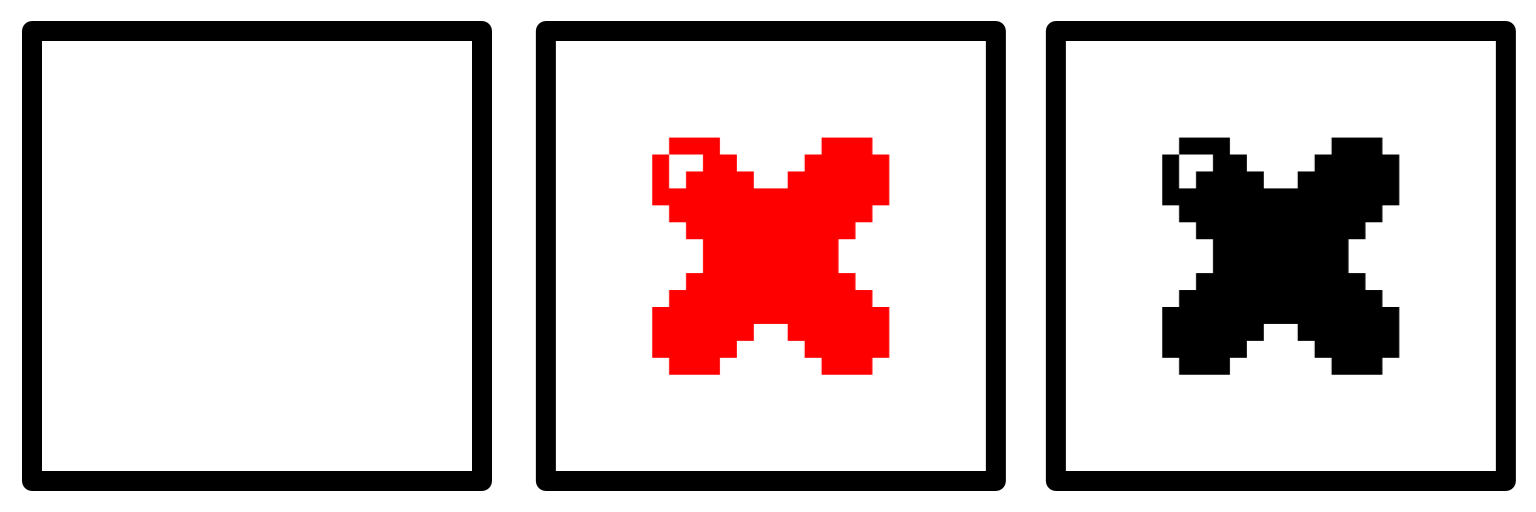
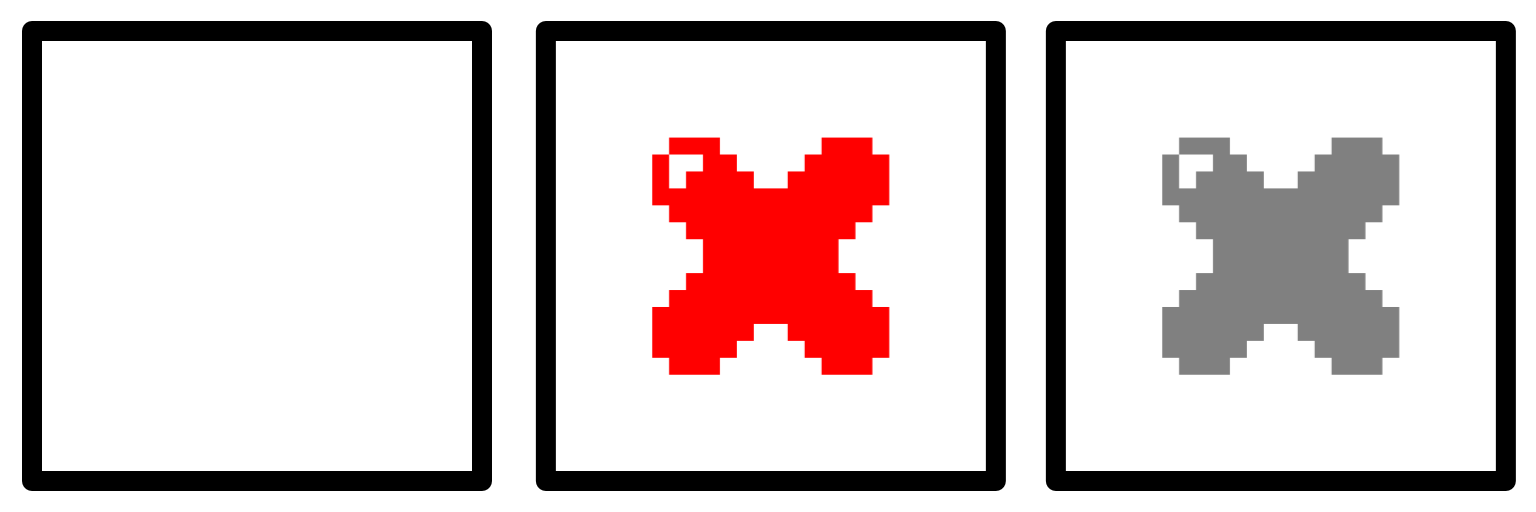
Two versions of the same layered image (1536 × 512). Layer-by-layer changes:
(unnamed layer) (2nd of 6): opacity 100% → 50% over box(1162, 137, 1400, 375)
